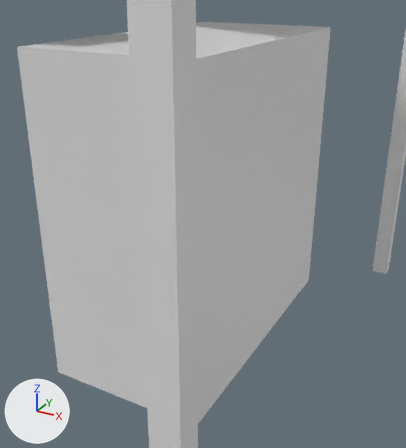
Before and after pictures for a commit that changed the FBX model PortfolioUnity/Assets/Models/desk.fbx.
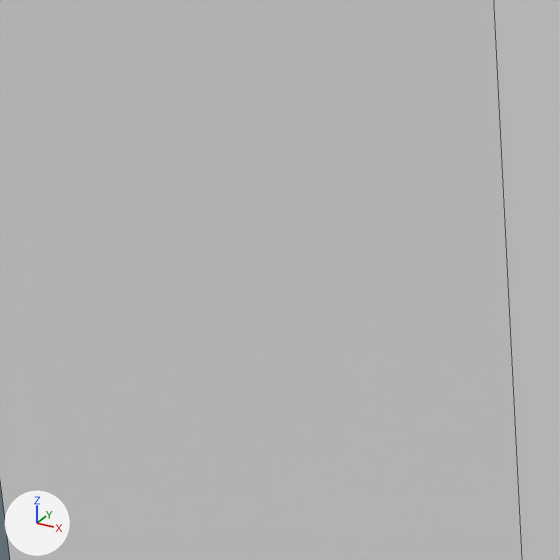
Old and new are each drawn from a 50 mm camera at (1.193, -0.811, 0.665) aimed at (0.72, 0.049, 0.235) and again close up on the part from 8% to 35% of the width and 16% to 41% of the height. Arrows for +X, +Y and +Z are at lower left; the lights stay in place. The close-ups show mesh edges as thin lines. Where no turn or scale is listed for an object, it has been applied to the vertices.

Names of what the first close-up shows: 'Desk', 'PC'.
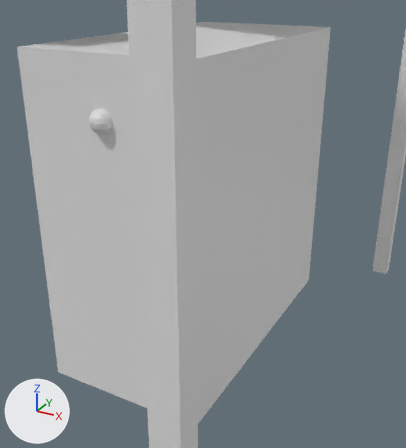
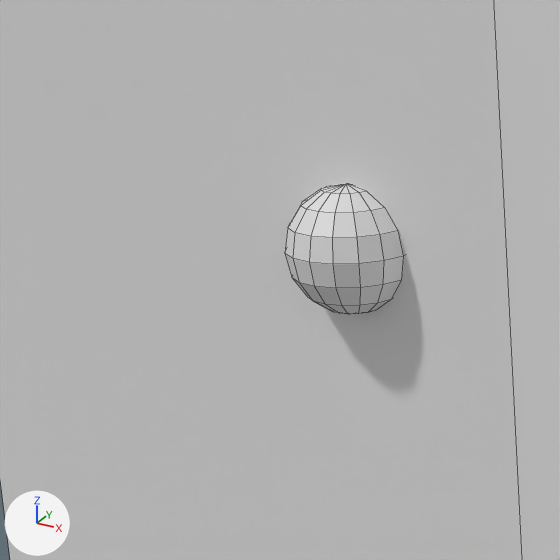
Boxes [x1, y1, x2, y2] around the edits, measured in the close-ups (560 x 560 px):
part 1 of me_cube_001, added
    after: [285, 184, 404, 314]

What changed in the scene script:
```text
Add mat_material:
    mat_material = principled_material('Material')
    mat_material.base_color = (0.8, 0.8, 0.8)  # white #e7e7e7
Add mat_material_001:
    mat_material_001 = principled_material('Material.001')
    mat_material_001.base_color = (0.8, 0.8, 0.8)  # white #e7e7e7
Change me_cube_001:
    where me_cube_001.from_pydata(...)  # 16 vertices, 14 faces; spans x -0.144..0.144, y -0.277..0.277, z 0.0..0.574
    used by ob_pc; location = (0.7, 0.0726, 0.0)
    me_cube_001 part 1: a new loose piece, a UV sphere (16 segments, 8 rings, poles along z) spanning x -0.018..0.018, y -0.295..-0.259, z 0.465..0.501, in mat_material_001 (white #e7e7e7)
    add me_cube_001.materials.append(mat_material)  # white #e7e7e7
    add me_cube_001.materials.append(mat_material_001)  # white #e7e7e7
```
